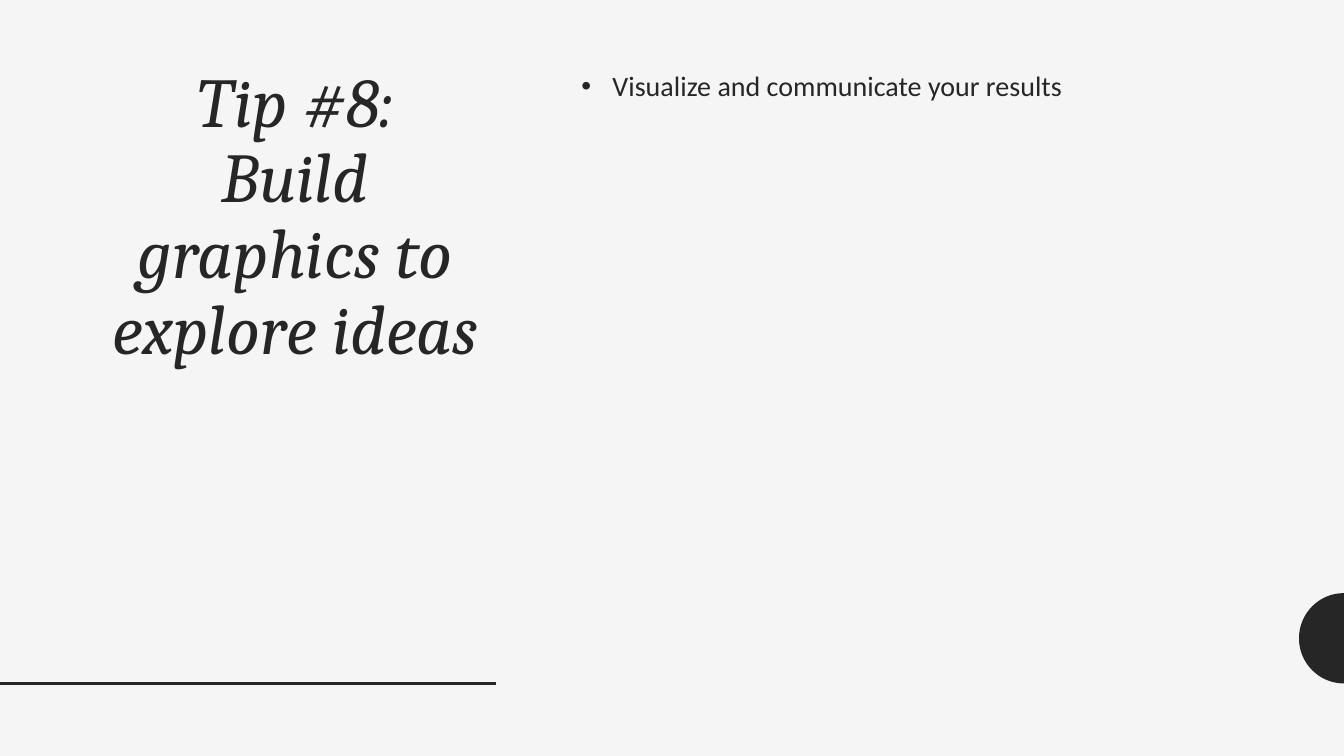
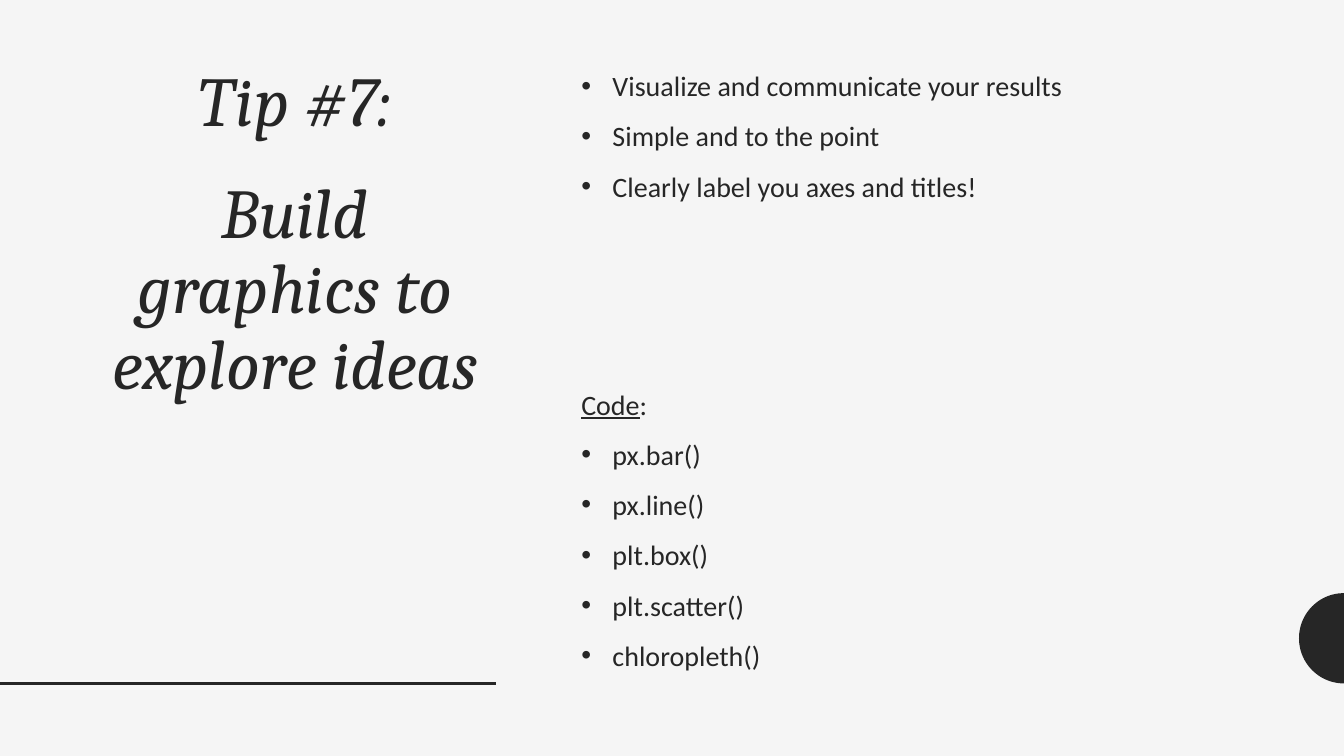
Before and after one commit to JamesWWilson/UCLA-DataFest-Python-Data-Wrangling, a slide deck: slide 37 of IntroPython_TipsForSuccess.pptx (slide 13 before the commit). Drawn at 1344x756 pixels with LibreOffice and Linux fonts; fonts in the diff are those of the drawing. Boxes give left, top, right and bottom in pixels: in the first picture for what was removed or moved away, otherwise in the second. Text is boxed around its words. In the diff, an @@ line names an element or a change of style, - is before the commit and + after.

```diff
--- a/IntroPython_TipsForSuccess.pptx
+++ b/IntroPython_TipsForSuccess.pptx
@@ title at (x1=112, y1=79, x2=478, y2=404): text changed @@
-Tip #8:
-Build graphics to explore ideas
+Tip #7:
+Build graphics to explore ideas
@@ text at (x1=612, y1=126, x2=976, y2=202): paragraphs added @@
+• Simple and to the point
+• Clearly label you axes and titles!
@@ text added at (x1=581, y1=395, x2=760, y2=671), 20 pt, text #262626 @@
+Code:
+• px.bar()
+• px.line()
+• plt.box()
+• plt.scatter()
+• chloropleth()
```
Also in this commit, not shown: 8 other slides changed, 31 slides added, 1 slide removed, 3 other files.
